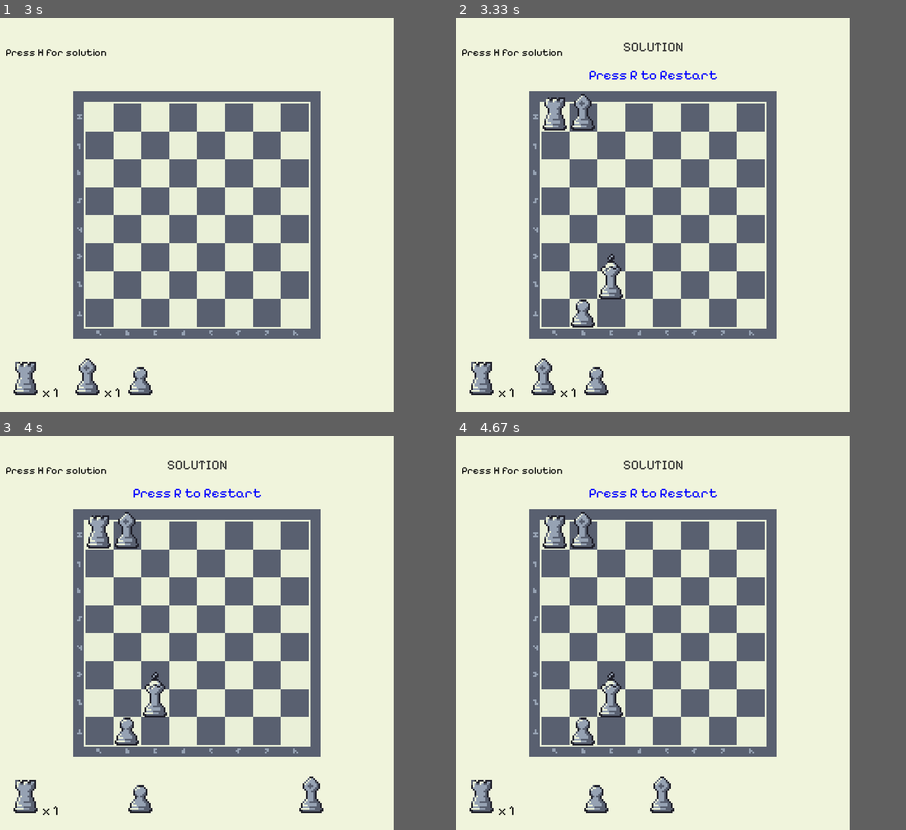
Above: before the commit, frames 1-4 (two rows, left to right).
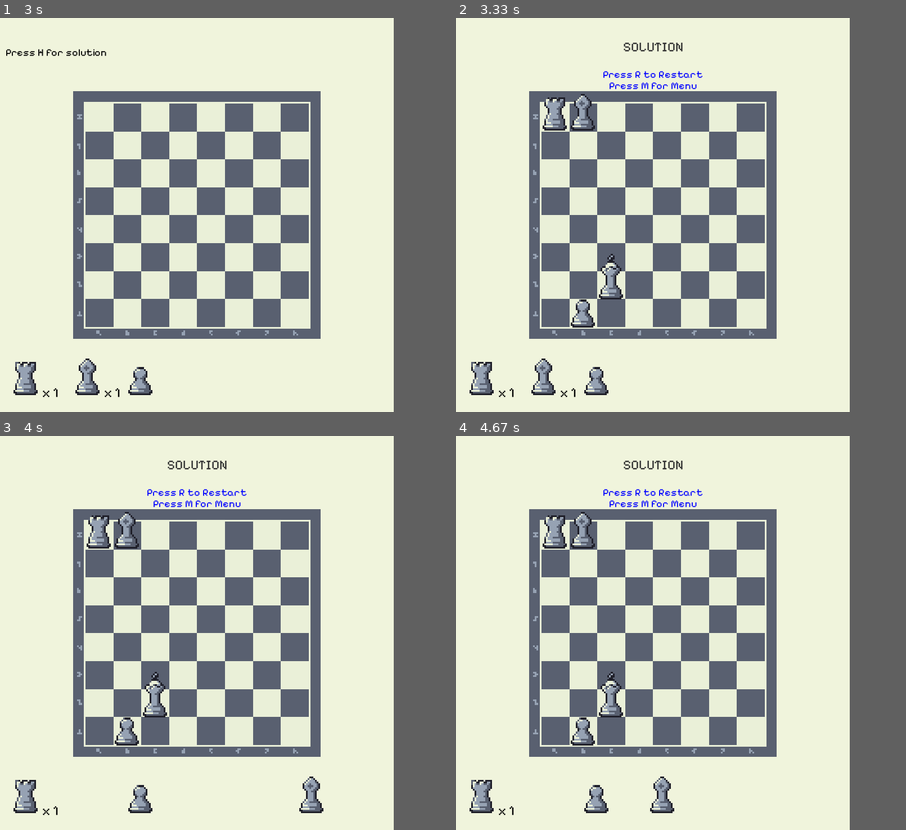
Above: after the commit, the same moments.

Repository: mihiniboteju/catch-the-king
Game: pygame game, started from Front/game_menu.py
Same seed, same stepped clock (60 frames per second), same inputs: the game is played once before the commit and once after it.
Inputs (mouse positions are in pixels of both pictures, inside the frame that each line leads up to):
- Up to frame 1 (3 s): press the mouse at (225, 309) at 0.37 s; move the mouse to (153, 222) at 0.47 s; release the mouse at (85, 136) at 0.6 s; press the mouse at (225, 309) at 0.7 s; move the mouse to (252, 262) at 0.8 s; release the mouse at (279, 215) at 0.93 s; hold R 1-1.47 s; press the mouse at (148, 368) at 1.53 s; move the mouse to (108, 218) at 1.63 s; release the mouse at (67, 69) at 1.77 s; press the mouse at (67, 368) at 1.87 s; move the mouse to (103, 218) at 1.97 s; release the mouse at (139, 69) at 2.1 s; tap A at 2.17 s
- Up to frame 2 (3.33 s): tap H at 3 s
- Up to frame 3 (4 s): press the mouse at (85, 786) at 3.37 s; move the mouse to (198, 723) at 3.47 s; release the mouse at (310, 664) at 3.6 s; click (58, 770) at 3.72 s
- Up to frame 4 (4.67 s): press the mouse at (766, 786) at 4.03 s; move the mouse to (712, 778) at 4.13 s; release the mouse at (663, 774) at 4.27 s; click (721, 640) at 4.38 s

Frame 1 is identical in both runs. In frame 2, 0.6% of the frame differs, in the area x 1-58%, y 7-19%; in frame 3, 0.6%; in frame 4, 0.6%.

Commit message:
Add return to menu functionality and update controls hint display

Diff:
--- a/Front/game_main.py
+++ b/Front/game_main.py
@@ -434,6 +434,11 @@
                 self.pieces.add(stock_piece)
                 x_offset += CELL_SIZE + 60
 
+    def return_to_home(self):
+        """Return to settings menu to choose new piece counts"""
+        from game_menu import SettingScene
+        self.game.change_scene(SettingScene(self.game))
+
     def handle_event(self, event):
         if event.type == pygame.KEYDOWN:
             if event.key == pygame.K_ESCAPE:
@@ -452,6 +457,10 @@
                 # Reset the game with the same settings
                 self.restart_game()
                 play_sfx(RESTART_SFX)
+            elif event.key == pygame.K_m and self.game_over:
+                # Return to menu
+                self.return_to_home()
+                play_sfx(BUTTON_CLICK_SFX)
 
     def draw(self, screens):
         screen = pygame.display.set_mode((SCREEN_W, SCREEN_H))
@@ -544,17 +553,23 @@
             screen.blit(text, text_rect)
 
             # Draw restart instruction
-            restart_text = self.font.render("Press R to Restart", True, (0, 0, 255))
+            restart_text = self.small_font.render("Press R to Restart", True, (0, 0, 255))
             restart_rect = restart_text.get_rect(center=(SCREEN_W // 2, 100))
             screen.blit(restart_text, restart_rect)
 
-        # Draw controls hint
-        controls = [
-            "Press H for solution",
-        ]
-
-        y_offset = 50
-        for control in controls:
-            text = self.small_font.render(control, True, (0, 0, 0))
-            screen.blit(text, (10, y_offset))
-            y_offset += 25
+            # Draw menu instruction
+            menu_text = self.small_font.render("Press M for Menu", True, (0, 0, 255))
+            menu_rect = menu_text.get_rect(center=(SCREEN_W // 2, 120))
+            screen.blit(menu_text, menu_rect)
+
+        # Draw controls hint (only during gameplay)
+        if not self.game_over:
+            controls = [
+                "Press H for solution",
+            ]
+
+            y_offset = 50
+            for control in controls:
+                text = self.small_font.render(control, True, (0, 0, 0))
+                screen.blit(text, (10, y_offset))
+                y_offset += 25
